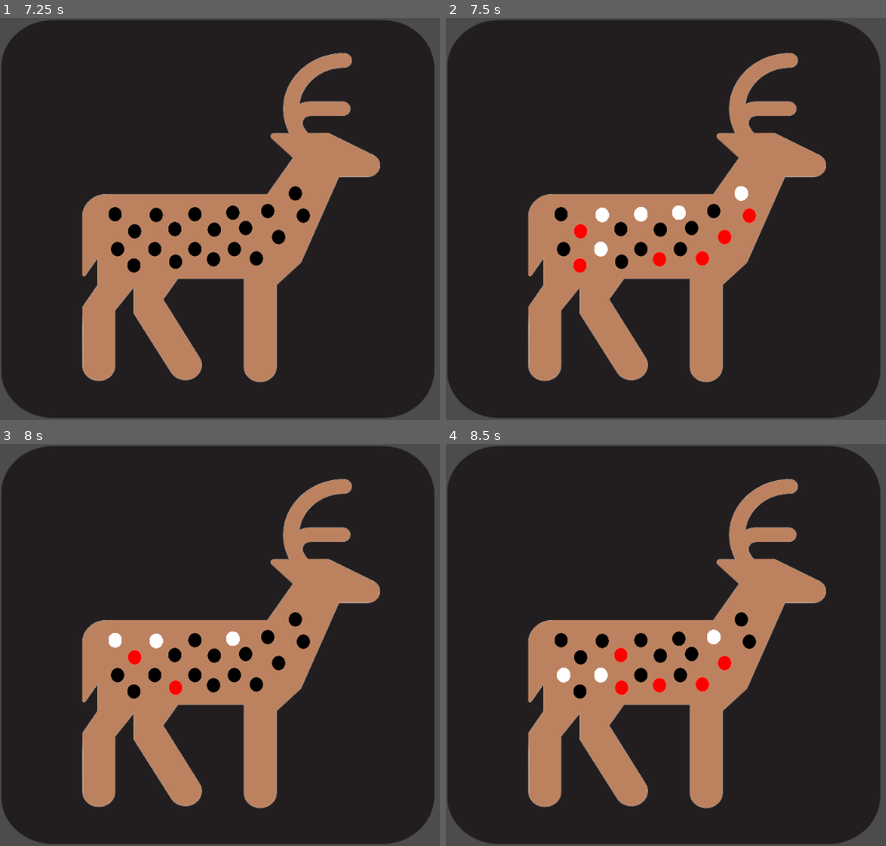
Above: before the commit, frames 1-4 (two rows, left to right).
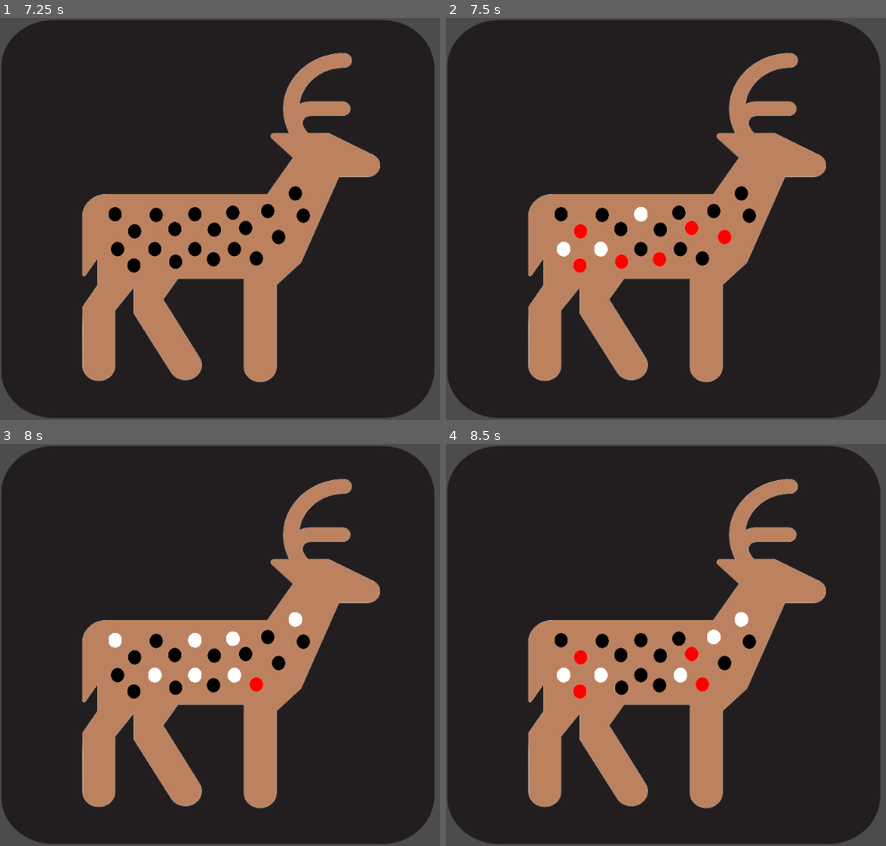
Above: after the commit, the same moments.

Repository: solid-late/godot_reindeerLED
Game: Godot game, scene res://reindeer_wood.tscn
The game is run twice, just before and just after one commit, with the same random seed, the same clock (stepped at 60 frames per second) and the same inputs.
Inputs:
- Up to frame 1 (7.25 s): tap Enter at 1.25, 4.25 s; tap Space at 2.75, 5.75 s
- Up to frame 2 (7.5 s): tap Enter at 7.25 s
- Up to frame 3 (8 s): no input
- Up to frame 4 (8.5 s): no input

Frame 1 is identical in both runs. In frame 2, 0.8% of the frame differs, in the area x 25-71%, y 41-63%; in frame 3, 0.9%, in the area x 29-69%, y 41-63%; in frame 4, 0.9%.

Commit message:
Changed the names of the modi to be better understandable.
Some idea:
because of the matrix the missing two leds in the lower right corner (under the neck) were replaced by some invisible dummy led. It would be smarter to work with a vector to provide the same speed for all dots.

Diff:
--- a/reindeer_wood.gd
+++ b/reindeer_wood.gd
@@ -39,33 +39,33 @@
 	if steps < maxsteps:
 		if mod == 0:
 			timer.set_wait_time(0.5)
-			mod_onlyredwhite(b)
+			mod_allRedWhite(b)
 			b = not b
 		if mod == 1:
 			timer.set_wait_time(0.5)
-			mod_wave1()
+			mod_linesVert()
 		if mod == 2:
 			timer.set_wait_time(0.5)
-			mod_random1()
+			mod_randomAll()
 		if mod == 3:
 			timer.set_wait_time(0.5)
-			mod_random2(b)
+			mod_randomRedWhite(b)
 			b = not b
 		if mod == 4:
 			timer.set_wait_time(0.2)
-			mod_snake1()
+			mod_runningHzBelly()
 		if mod == 5:
 			timer.set_wait_time(0.2)
-			mod_wave2()
+			mod_filledHz()
 		if mod == 6:
 			timer.set_wait_time(0.1)
-			mod_snake2()
+			mod_filledVert()
 		if mod == 7:
 			timer.set_wait_time(0.2)
-			mod_wave3()
+			mod_singleVert()
 		if mod == 8:
 			timer.set_wait_time(0.2)
-			mod_wave4()
+			mod_singleHz()
 		steps += 1
 	else:
 		if multimode:
@@ -76,8 +76,8 @@
 		steps = 0
 		reset()
 
-
-func mod_onlyredwhite(var b):
+#0 mod
+func mod_allRedWhite(var b):
 	maxsteps = 2 * repeat
 	if b:
 		for whiteled in whitelist:
@@ -90,14 +90,15 @@
 		for redled in redlist:
 			setRed(redled)
 
-
-func mod_wave1():
+#1 mod
+func mod_linesVert():
 	maxsteps = 4 * repeat
 	reset()
 	for led in leds[steps%M]:
 		setColor(led)
 
-func mod_random1():
+#2 mod
+func mod_randomAll():
 	maxsteps = 6 * repeat
 	for m in range(0,M):
 		for n in range(0, N):
@@ -106,7 +107,8 @@
 			else:
 				 setBlack(leds[m][n])
 
-func mod_random2(var b):
+#3 mod
+func mod_randomRedWhite(var b):
 	maxsteps = 6 * repeat
 	reset()
 	for m in range(0,M):
@@ -122,7 +124,8 @@
 			else:
 				 setBlack(leds[m][n])
 
-func mod_snake1():
+#4 mod
+func mod_runningHzBelly():
 	maxsteps = 24
 	reset()
 	if steps < N:
@@ -136,7 +139,8 @@
 		for led in leds[3]:
 			setColor(led)
 
-func mod_wave2():
+#5 mod
+func mod_filledHz():
 	maxsteps = 24
 	if steps < N:
 		setColor(leds[0][steps%N])
@@ -147,7 +151,8 @@
 	elif steps < 4*N:
 		setColor(leds[3][steps%N])
 
-func mod_wave3():
+#6 mod
+func mod_filledVert():
 	maxsteps = 24
 	if steps < M:
 		setColor(leds[steps%M][0])
@@ -162,7 +167,8 @@
 	elif steps < 6*M:
 		setColor(leds[steps%M][5])
 
-func mod_wave4():
+#7 mod
+func mod_singleVert():
 	maxsteps = 24
 	reset()
 	if steps < M:
@@ -174,8 +180,8 @@
 	elif steps < 4*M:
 		setColor(leds[steps%M][3])
 
-
-func mod_snake2():
+#8 mod
+func mod_singleHz():
 	maxsteps = 24
 	reset()
 	if steps < N:
